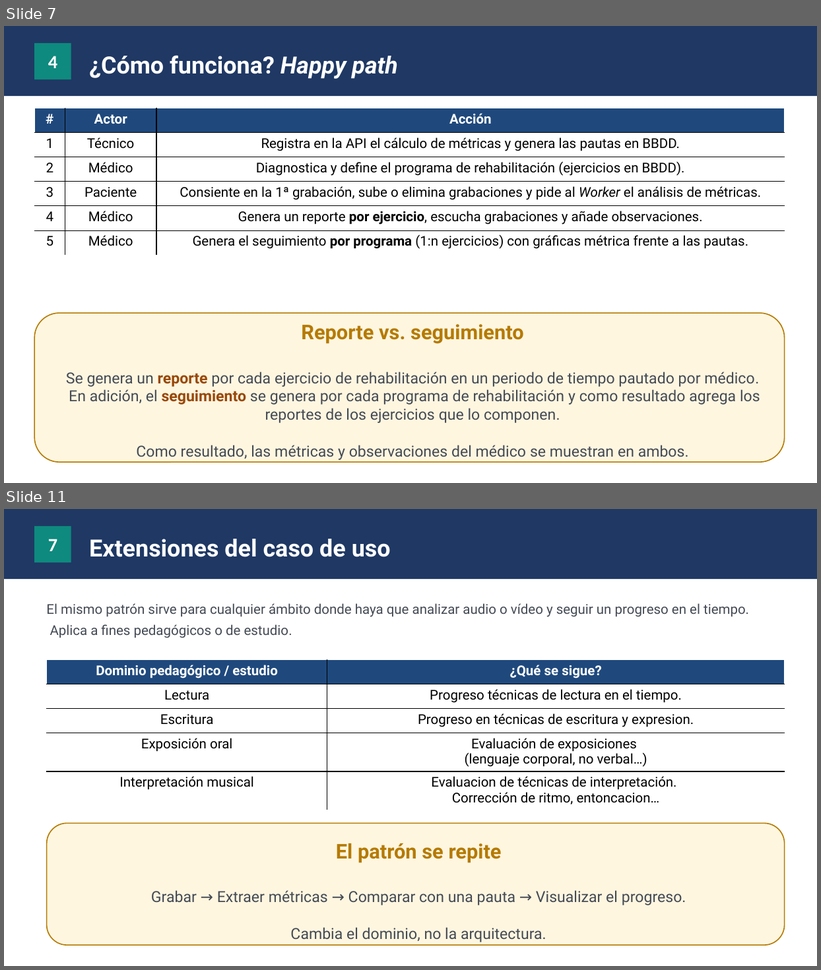
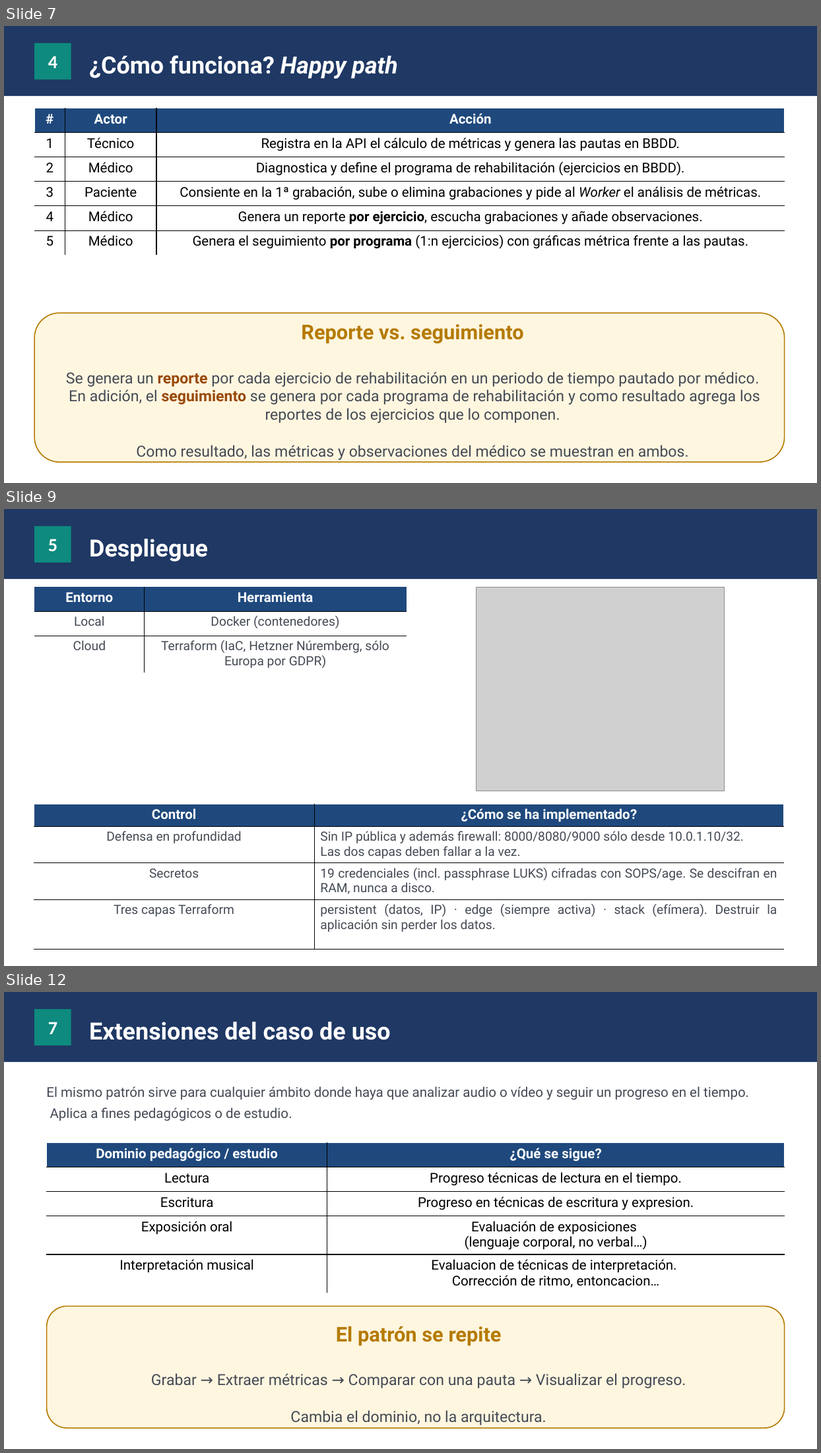
Before and after one commit to josepcal/TFM_Rehab_Followup_Checkup, a slide deck: doc/memoria_proyecto/Memoria_Proyecto.pptx. Shown one above the other, each under a label of ours: slides 7 and 11 before the commit, slides 7, 9 and 12 after it; the slides between them are not shown. The pictures are 821x970 and 821x1453 pixels, drawn with LibreOffice and Linux fonts; fonts in the diff are those of the drawing; grey boxes stand for pictures. Boxes give left, top, right and bottom in pixels: in the first picture for what was removed or moved away, otherwise in the second. Text is boxed around its words. In the diff, an @@ line names an element or a change of style, - is before the commit and + after.

```diff
--- a/doc/memoria_proyecto/Memoria_Proyecto.pptx
+++ b/doc/memoria_proyecto/Memoria_Proyecto.pptx
@@ slide 9 added at [4,509,817,966], background #FFFFFF @@
@@ rectangle added at [4,509,817,579], fill #1F3864 @@
@@ rectangle added at [34,526,71,562], fill #0E8A7E, 22 pt, text #FFFFFF, bold @@
+5
@@ text added at [89,539,208,562], 28 pt, text #FFFFFF, bold @@
+Despliegue
@@ table added at [34,587,407,673], 3 rows, 2 columns @@
+Entorno | Herramienta
+Local | Docker (contenedores)
+Cloud | Terraform (IaC, Hetzner Núremberg, sólo Europa por GDPR)
@@ picture added at [477,587,725,791] @@
@@ table added at [34,804,784,949], 4 rows, 2 columns @@
+Control | ¿Cómo se ha implementado?
+Defensa en profundidad | Sin IP pública y además firewall: 8000/8080/9000 sólo desde 10.0.1.10/32. / Las dos capas deben fallar a la vez.
+Secretos | 19 credenciales (incl. passphrase LUKS) cifradas con SOPS/age. Se descifran en RAM, nunca a disco.
+Tres capas Terraform | persistent (datos, IP) · edge (siempre activa) · stack (efímera). Destruir la aplicación sin perder los datos.
@@ what was slide 11 is now slide 12 @@
```
Also in this commit, not shown: 4 slides changed, 1 other slide added, 3 other files.
